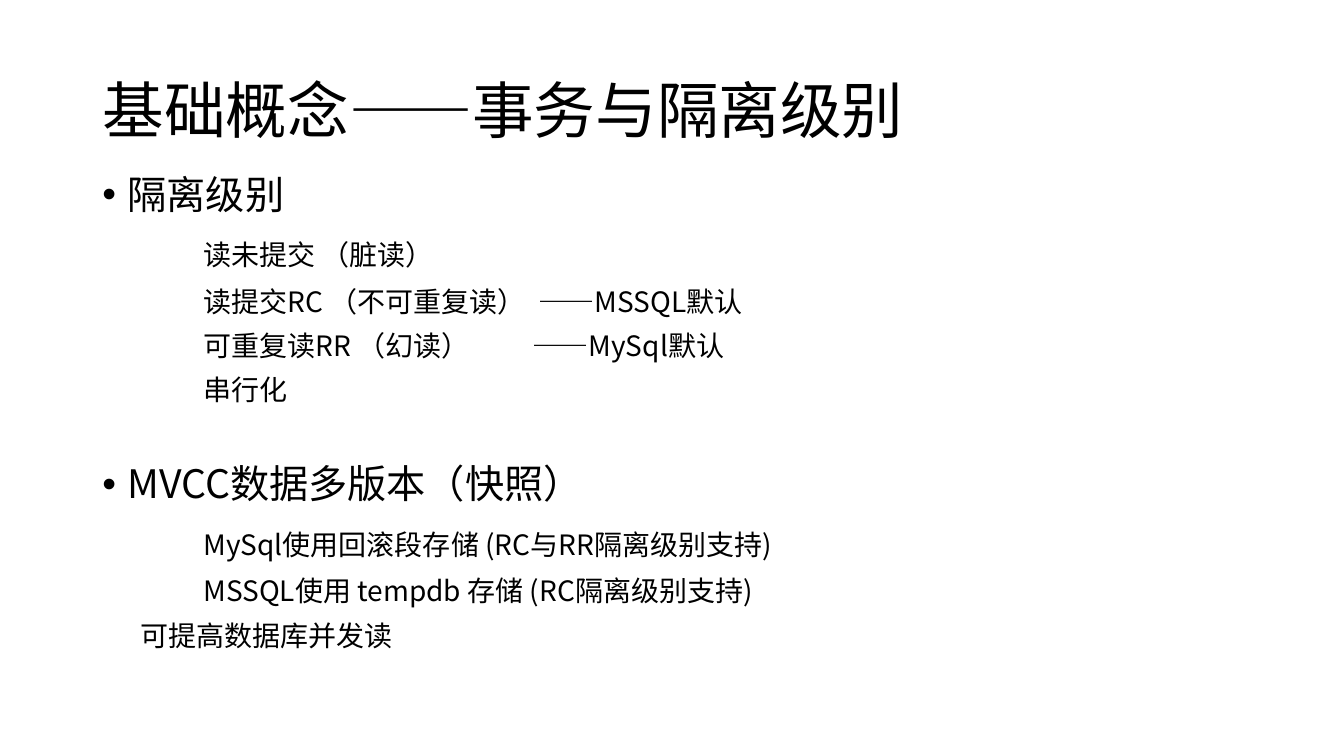
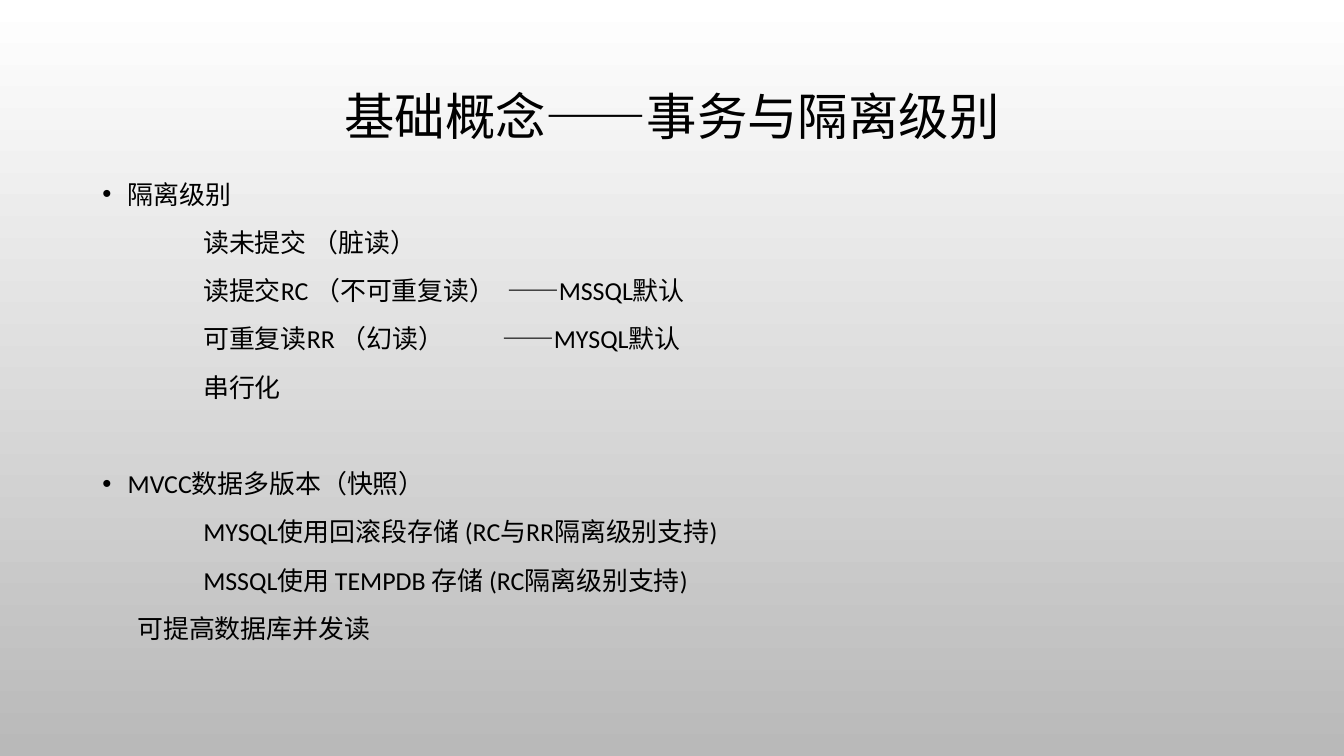
Before and after one commit to jaspone/notes, a slide deck: slide 11 of mysql分享.pptx (slide 10 before the commit). Drawn at 1344x756 pixels with LibreOffice and Linux fonts; fonts in the diff are those of the drawing; background and template pictures are left out. Boxes give left, top, right and bottom in pixels: in the first picture for what was removed or moved away, otherwise in the second. Text is boxed around its words. In the diff, an @@ line names an element or a change of style, - is before the commit and + after.

```diff
--- a/mysql分享.pptx
+++ b/mysql分享.pptx
@@ background #FFFFFF to picture (left out) @@
@@ title "基础概念——事务与隔离级别": place and size @@
-title "基础概念——事务与隔离级别" at bbox=[102, 80, 903, 138]
+title "基础概念——事务与隔离级别" at bbox=[344, 92, 999, 140]
@@ title "基础概念——事务与隔离级别" at bbox=[344, 92, 999, 140]: size 44 to 36 pt, font Noto Sans CJK SC to Calibri; alignment left to centre @@
@@ text at bbox=[128, 182, 685, 640]: size 28 to 18.5 pt in "隔离级别", "MVCC数据多版本（快照）"; font Noto Sans CJK SC to Calibri in "隔离级别", "读未提交 （脏读）", "读提交RC （不可重复读） ——MSSQL默认", "串行化" and 2 more places; size 20 to 18.5 pt in "读未提交 （脏读）", "读提交RC （不可重复读） ——MSSQL默认", "串行化", "可提高数据库并发读"; line spacing 0.9 to 1.1 @@
@@ text at bbox=[203, 326, 680, 352]: text changed; size 20 to 18.5 pt; font Noto Sans CJK SC to Calibri @@
-可重复读RR （幻读） ——MySql默认
+可重复读RR （幻读） ——MYSQL默认
@@ text at bbox=[203, 520, 718, 594]: text changed; size 20 to 18.5 pt; font Noto Sans CJK SC to Calibri @@
-MySql使用回滚段存储 (RC与RR隔离级别支持)
-MSSQL使用 tempdb 存储 (RC隔离级别支持)
+MYSQL使用回滚段存储 (RC与RR隔离级别支持)
+MSSQL使用 TEMPDB 存储 (RC隔离级别支持)
```
Also in this commit, not shown: 39 other slides changed, 1 slide added.
